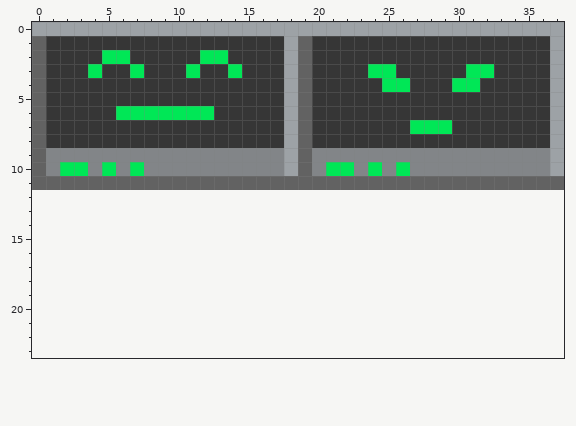
Edited in one commit: pixel-art sprite (BossBreakout/Assets/PROJECT/Art/Paddle.png). Above, as it was before the edit.
The file is 38x12 pixels. The old version is drawn lined up with the new one, on the new canvas.
And afterwards:
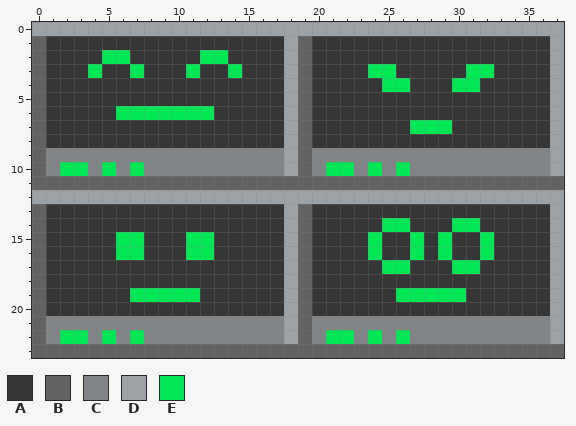
Palette (. is transparent): A #363636  B #626262  C #828588  D #9da2a6  E #00e756
Diff:
canvas 38x12 -> 38x24
y 12: x 0..37 ...................................... -> DDDDDDDDDDDDDDDDDDDDDDDDDDDDDDDDDDDDDD
y 13: x 0..37 ...................................... -> BAAAAAAAAAAAAAAAAADBAAAAAAAAAAAAAAAAAD
y 14: x 0..37 ...................................... -> BAAAAAAAAAAAAAAAAADBAAAAAEEAAAEEAAAAAD
y 15..16: x 0..37 ...................................... -> BAAAAAEEAAAEEAAAAADBAAAAEAAEAEAAEAAAAD
y 17: x 0..37 ...................................... -> BAAAAAAAAAAAAAAAAADBAAAAAEEAAAEEAAAAAD
y 18: x 0..37 ...................................... -> BAAAAAAAAAAAAAAAAADBAAAAAAAAAAAAAAAAAD
y 19: x 0..37 ...................................... -> BAAAAAAEEEEEAAAAAADBAAAAAAEEEEEAAAAAAD
y 20: x 0..37 ...................................... -> BAAAAAAAAAAAAAAAAADBAAAAAAAAAAAAAAAAAD
y 21: x 0..37 ...................................... -> BCCCCCCCCCCCCCCCCCDBCCCCCCCCCCCCCCCCCD
y 22: x 0..37 ...................................... -> BCEECECECCCCCCCCCCDBCEECECECCCCCCCCCCD
y 23: x 0..37 ...................................... -> BBBBBBBBBBBBBBBBBBBBBBBBBBBBBBBBBBBBBB
Boxes around the changes in both pictures, in picture pixels (x1, y1, x2, y2):
added: (32, 190, 564, 358)
